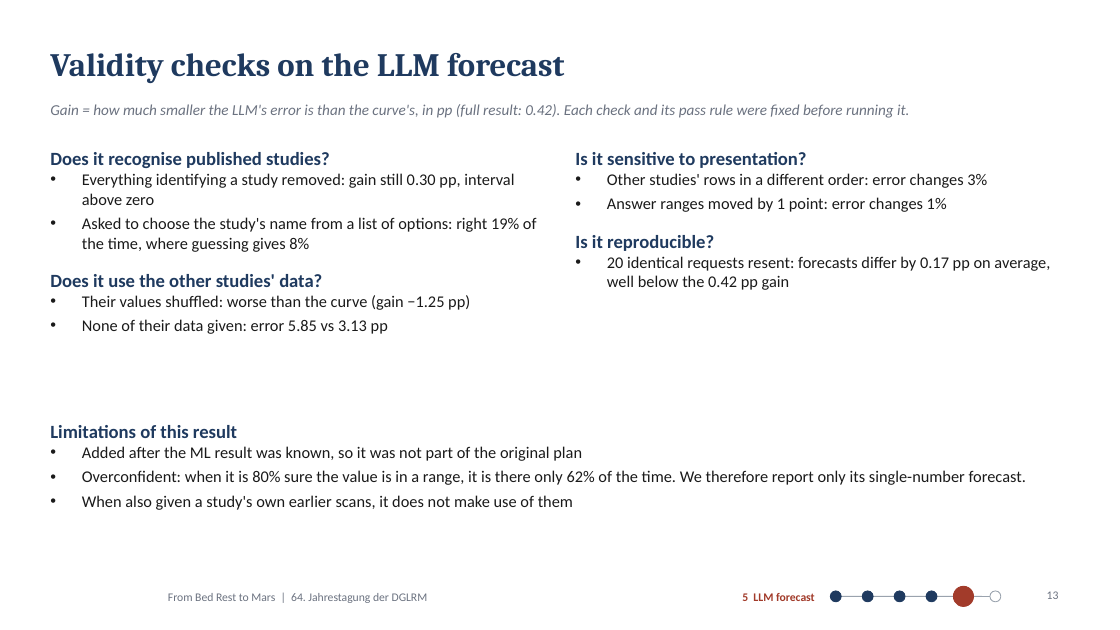
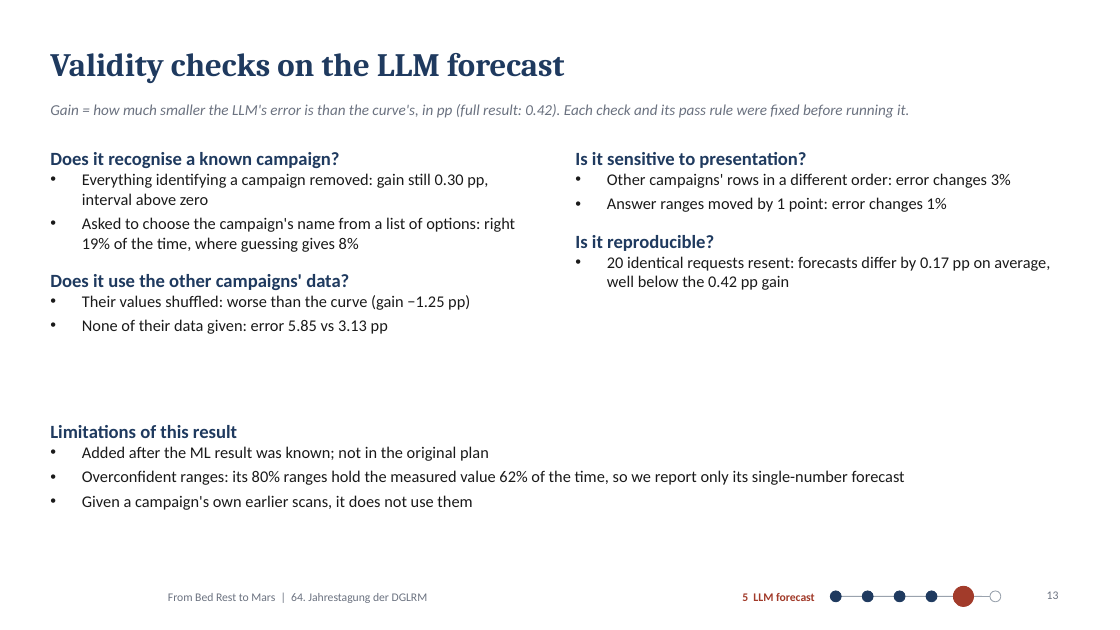
Before and after one commit to MiladBahariQaragoz/BedrestToMars, a slide deck: slide 13 of presentation/bed-rest-to-mars-talk.pptx. Drawn at 1120x630 pixels with LibreOffice and Linux fonts; fonts in the diff are those of the drawing; background and template pictures are left out. Boxes give left, top, right and bottom in pixels: in the first picture for what was removed or moved away, otherwise in the second. Text is boxed around its words. In the diff, an @@ line names an element or a change of style, - is before the commit and + after.

```diff
--- a/presentation/bed-rest-to-mars-talk.pptx
+++ b/presentation/bed-rest-to-mars-talk.pptx
@@ text at <box>50,152,515,290</box>: text changed @@
-Does it recognise published studies?
-• Everything identifying a study removed: gain still 0.30 pp, interval above zero
-• Asked to choose the study's name from a list of options: right 19% of the time, where guessing gives 8%
-Does it use the other studies' data?
+Does it recognise a known campaign?
+• Everything identifying a campaign removed: gain still 0.30 pp, interval above zero
+• Asked to choose the campaign's name from a list of options: right 19% of the time, where guessing gives 8%
+Does it use the other campaigns' data?
@@ text at <box>607,173,1011,188</box>: text changed @@
-• Other studies' rows in a different order: error changes 3%
+• Other campaigns' rows in a different order: error changes 3%
@@ text at <box>82,446,905,510</box>: text changed @@
-• Added after the ML result was known, so it was not part of the original plan
-• Overconfident: when it is 80% sure the value is in a range, it is there only 62% of the time. We therefore report only its single-number forecast.
-• When also given a study's own earlier scans, it does not make use of them
+• Added after the ML result was known; not in the original plan
+• Overconfident ranges: its 80% ranges hold the measured value 62% of the time, so we report only its single-number forecast
+• Given a campaign's own earlier scans, it does not use them
```
Also in this commit, not shown: 10 other slides changed, 3 other files.
